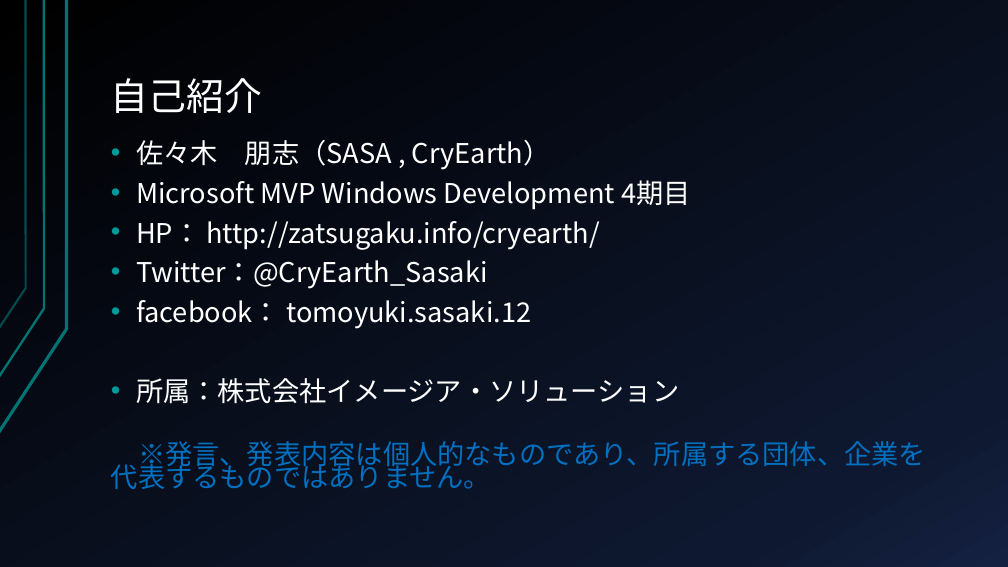
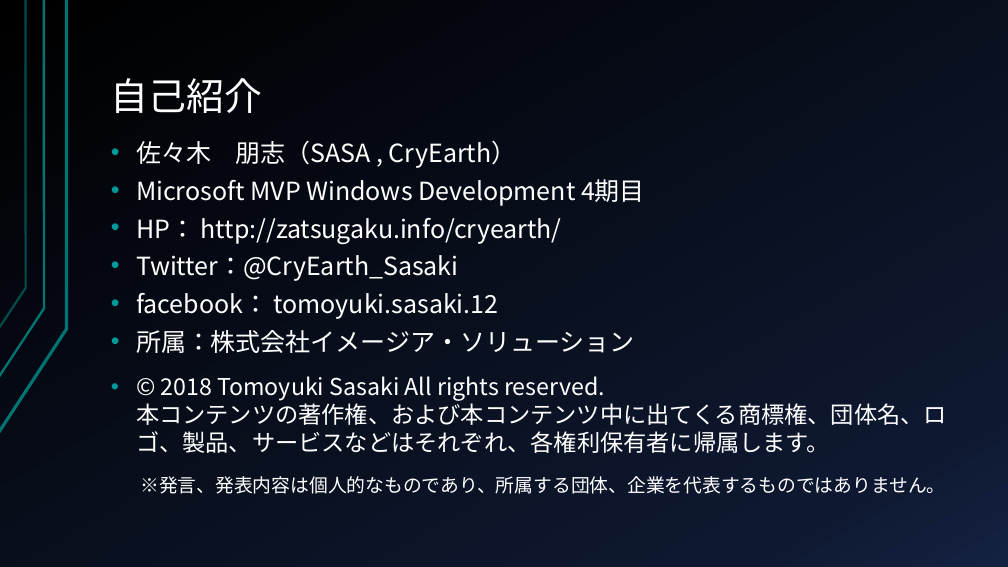
Before and after one commit to CryEarth/StorageUWPApps, a slide deck: slide 2 of チュートリアルなど.pptx. Drawn at 1008x567 pixels with LibreOffice and Linux fonts; fonts in the diff are those of the drawing. Boxes give left, top, right and bottom in pixels: in the first picture for what was removed or moved away, otherwise in the second. Text is boxed around its words. In the diff, an @@ line names an element or a change of style, - is before the commit and + after.

```diff
--- a/チュートリアルなど.pptx
+++ b/チュートリアルなど.pptx
@@ text at (136, 140, 945, 494): size 25.9 to 23.8 pt in "佐々木 朋志（SASA , CryEarth）", "Microsoft MVP Windows Development 4期目", "HP： http://zatsugaku.info/cryearth/", "Twitter：@CryEarth_Sasaki" and 2 more places; size 25.9 to 17.9 pt, text colour #0070C0 to #FFFFFF in "※発言、発表内容は個人的なものであり、所属する団体、企業を代表するものではありません。" @@
@@ text at (136, 376, 947, 453): paragraph added @@
+• © 2018 Tomoyuki Sasaki All rights reserved.
+  本コンテンツの著作権、および本コンテンツ中に出てくる商標権、団体名、ロゴ、製品、サービスなどはそれぞれ、各権利保有者に帰属します。
```
Also in this commit, not shown: 8 other slides changed, 4 other files.
